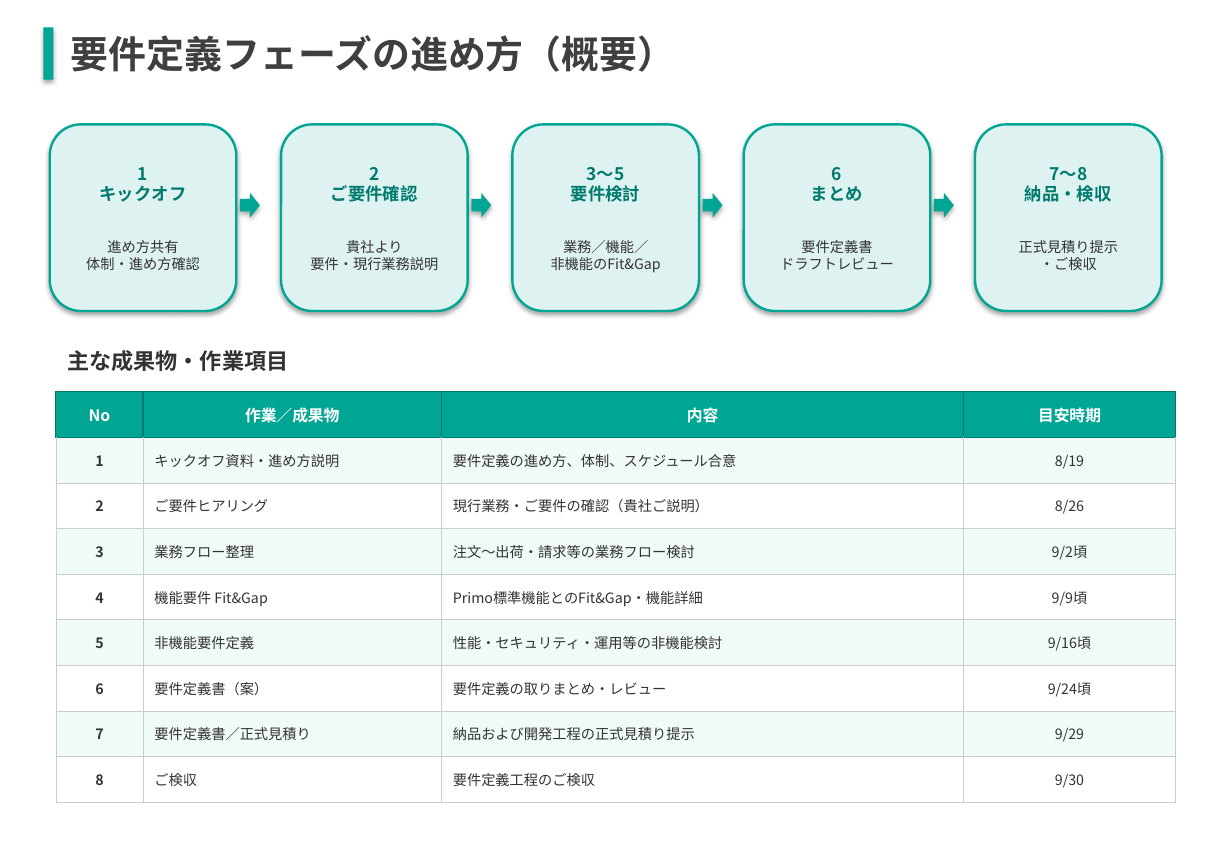
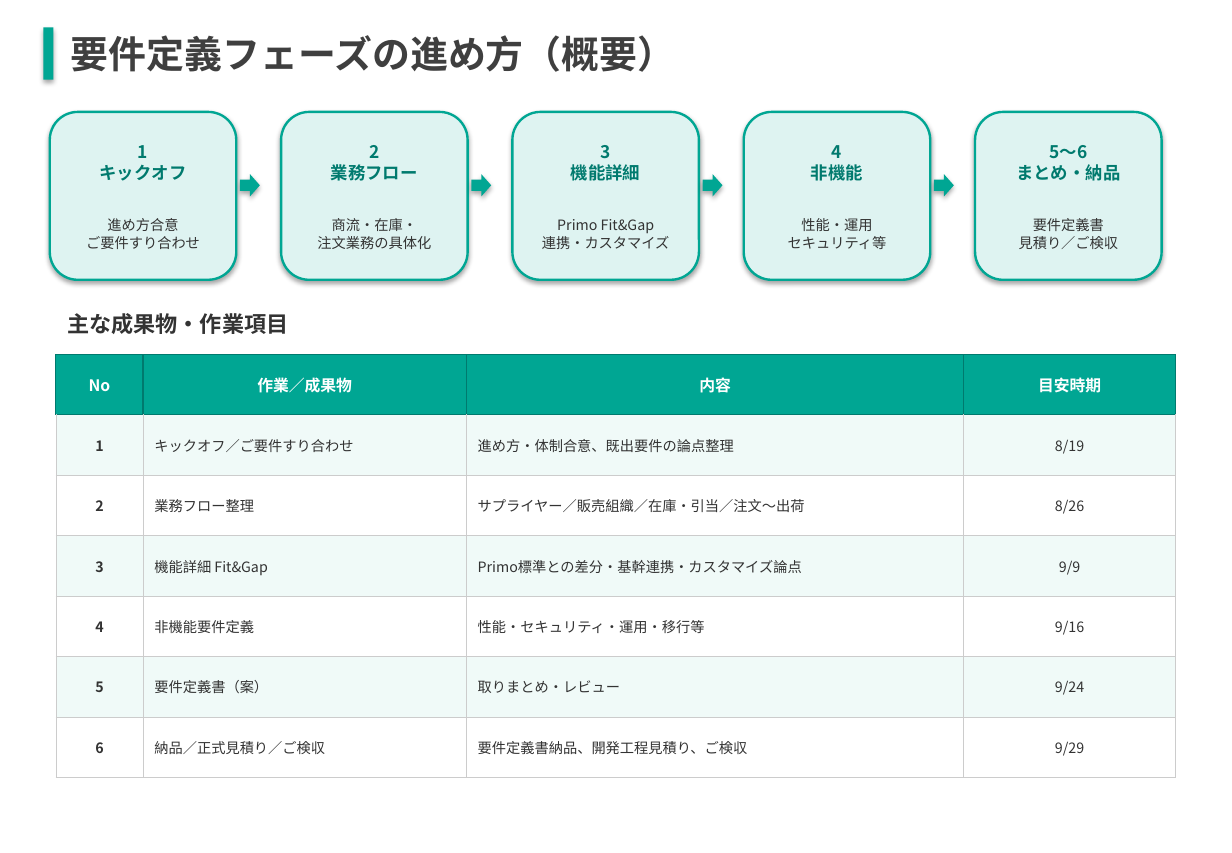
Before and after one commit to kozonoflight/git_tutorial, a slide deck: slide 4 of 要件定義WBS案_20260806.pptx (slide 3 before the commit). Drawn at 1232x853 pixels with LibreOffice and Linux fonts; fonts in the diff are those of the drawing. Boxes give left, top, right and bottom in pixels: in the first picture for what was removed or moved away, otherwise in the second. Text is boxed around its words. In the diff, an @@ line names an element or a change of style, - is before the commit and + after.

```diff
--- a/要件定義WBS案_20260806.pptx
+++ b/要件定義WBS案_20260806.pptx
@@ rounded rectangle "1": place and size @@
-rounded rectangle "1" at (50, 124, 237, 311)
+rounded rectangle "1" at (50, 111, 237, 280)
@@ rounded rectangle "2": place and size @@
-rounded rectangle "2" at (281, 124, 468, 311)
+rounded rectangle "2" at (281, 111, 468, 280)
@@ rounded rectangle "3": place and size @@
-rounded rectangle "3" at (513, 124, 700, 311)
+rounded rectangle "3" at (513, 111, 700, 280)
@@ rounded rectangle "4": place and size @@
-rounded rectangle "4" at (744, 124, 931, 311)
+rounded rectangle "4" at (744, 111, 931, 280)
@@ rounded rectangle "5〜6": place and size @@
-rounded rectangle "5〜6" at (975, 124, 1161, 311)
+rounded rectangle "5〜6" at (975, 111, 1161, 280)
@@ text in rounded rectangle at (542, 145, 670, 249): text changed @@
-3〜5
-要件検討
-業務／機能／
-非機能のFit&Gap
+3
+機能詳細
+Primo Fit&Gap
+連携・カスタマイズ
@@ text in rounded rectangle at (788, 145, 887, 249): text changed @@
-6
-まとめ
-要件定義書
-ドラフトレビュー
+4
+非機能
+性能・運用
+セキュリティ等
@@ text in rounded rectangle at (1016, 145, 1120, 249): text changed @@
-7〜8
-納品・検収
-正式見積り提示
-・ご検収
+5〜6
+まとめ・納品
+要件定義書
+見積り／ご検収
@@ text in rounded rectangle at (317, 164, 431, 249): text changed @@
-ご要件確認
-貴社より
-要件・現行業務説明
+業務フロー
+商流・在庫・
+注文業務の具体化
@@ 4 right arrows: place and size @@
-4 right arrows at (240, 193, 953, 218)
+4 right arrows at (240, 174, 953, 197)
@@ text in rounded rectangle at (86, 218, 200, 249): text changed @@
-進め方共有
-体制・進め方確認
+進め方合意
+ご要件すり合わせ
@@ text "主な成果物・作業項目": place and size @@
-text "主な成果物・作業項目" at (67, 350, 288, 371)
+text "主な成果物・作業項目" at (67, 313, 288, 334)
@@ table at (56, 355, 1175, 778) @@
-row 2: 1 | キックオフ資料・進め方説明 | 要件定義の進め方、体制、スケジュール合意 | 8/19
-row 3: 2 | ご要件ヒアリング | 現行業務・ご要件の確認（貴社ご説明） | 8/26
-row 4: 3 | 業務フロー整理 | 注文〜出荷・請求等の業務フロー検討 | 9/2頃
-row 5: 4 | 機能要件 Fit&Gap | Primo標準機能とのFit&Gap・機能詳細 | 9/9頃
-row 6: 5 | 非機能要件定義 | 性能・セキュリティ・運用等の非機能検討 | 9/16頃
-row 7: 6 | 要件定義書（案） | 要件定義の取りまとめ・レビュー | 9/24頃
-row 8: 7 | 要件定義書／正式見積り | 納品および開発工程の正式見積り提示 | 9/29
-row 9: 8 | ご検収 | 要件定義工程のご検収 | 9/30
+row 2: 1 | キックオフ／ご要件すり合わせ | 進め方・体制合意、既出要件の論点整理 | 8/19
+row 3: 2 | 業務フロー整理 | サプライヤー／販売組織／在庫・引当／注文〜出荷 | 8/26
+row 4: 3 | 機能詳細 Fit&Gap | Primo標準との差分・基幹連携・カスタマイズ論点 | 9/9
+row 5: 4 | 非機能要件定義 | 性能・セキュリティ・運用・移行等 | 9/16
+row 6: 5 | 要件定義書（案） | 取りまとめ・レビュー | 9/24
+row 7: 6 | 納品／正式見積り／ご検収 | 要件定義書納品、開発工程見積り、ご検収 | 9/29
@@ table: place and size @@
-table at (56, 391, 1175, 802)
+table at (56, 355, 1175, 778)
```
Also in this commit, not shown: 2 other slides changed, 1 slide added.
